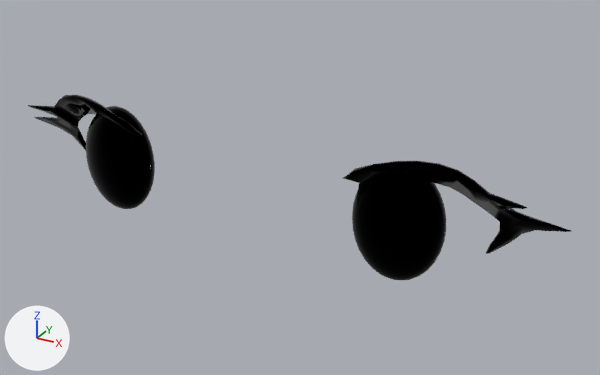
Before and after pictures for a commit that changed the glTF model public/models/avatar/customization/Eyes.002.glb.
Before and after are seen from a 50 mm lens placed at (0.346, -0.938, 1.988), pointed at (0.037, -0.377, 1.708). The lights are fixed; the arrows at lower left show +X, +Y and +Z. Vertices at the same position are counted once.

Names of what the first picture shows: 'Eyes.002'.
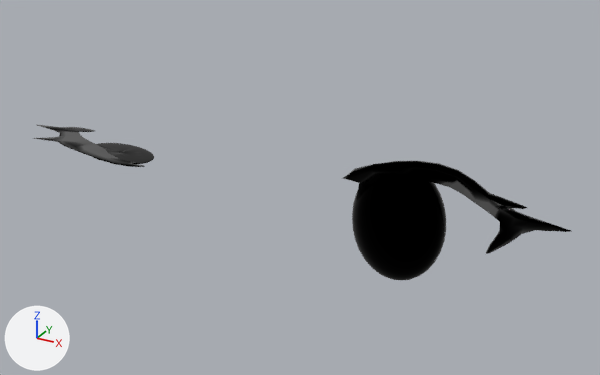
The newer file adds a shape key; the second version is drawn at full value of the shape key 'eyeBlinkRight' of 'Eyes.002', and the change is written as the vertex moves it makes.

Edits to the bpy script that builds the scene:
```text
Change me_eyes_002:
    where me_eyes_002.from_pydata(...)  # 1254 vertices, 2492 faces; spans x -26.1..26.1, y 166.0..176.9, z 36.4..42.5
    used by ob_eyes_002; location = (0.0, 0.0, 0.0); rotation_euler = (1.571, 0.0, 0.0), in degrees (90, 0, 0); scale = (0.01, 0.01, 0.01)
    me_eyes_002 part 1: the loose piece of 482 vertices spanning x -17.3..-9.9, y 166.0..175.8, z 37.9..42.2 is scaled about its middle by (1, 0.0131, 1), then moved by (0.0, 0.5, 0.0)
    me_eyes_002 part 2: the loose piece of 145 vertices spanning x -26.1..-9.5, y 168.1..176.9, z 36.4..42.5 is scaled about its middle by (1, 0.0131, 1), then moved by (0.0, -1.0, 0.0)
```

What differs and where, as boxes [x1, y1, x2, y2] in the pictures (600 x 375 px; the box of a moved part takes in the faces that stretch with it):
'Eyes.002', reshaped (16% shorter): before [28, 95, 571, 280]; after [33, 125, 571, 280]
part 1 of me_eyes_002, moved or reshaped: before [86, 106, 155, 209]; after [93, 143, 154, 164]
part 2 of me_eyes_002, moved or reshaped: before [28, 95, 142, 152]; after [33, 125, 145, 167]
